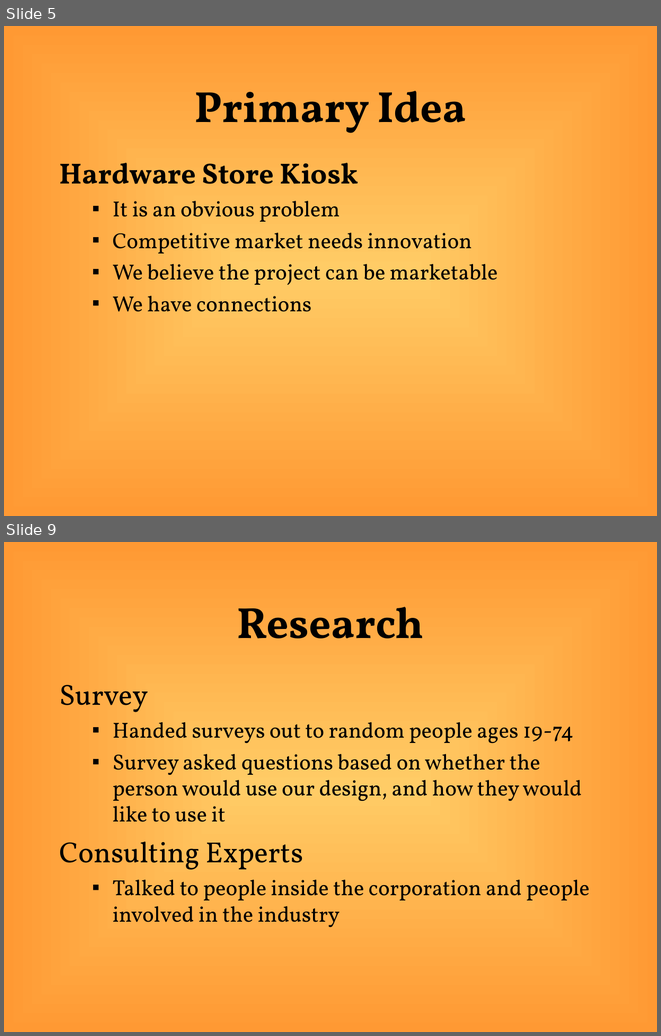
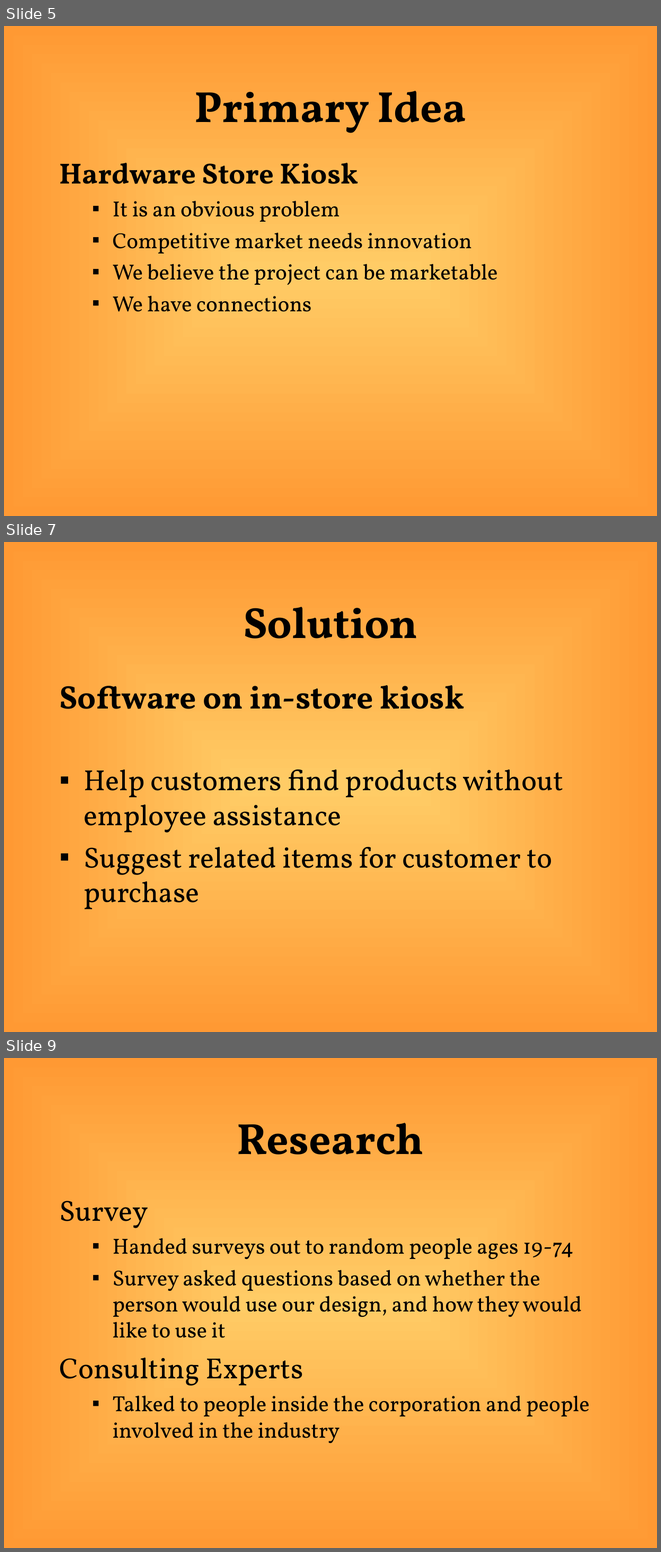
Before and after one commit to jliem/ninea1, a slide deck: doc/s1/Presentation-SeniorDesign.ppt. Shown one above the other, each under a label of ours: slides 5 and 9 before the commit, slides 5, 7 and 9 after it; the slides between them are not shown. The pictures are 661x1036 and 661x1552 pixels, drawn with LibreOffice and Linux fonts; fonts in the diff are those of the drawing. Boxes give left, top, right and bottom in pixels: in the first picture for what was removed or moved away, otherwise in the second. Text is boxed around its words. In the diff, an @@ line names an element or a change of style, - is before the commit and + after.

Commit message:
Updated product vision, requirements on presentation

```diff
--- a/doc/s1/Presentation-SeniorDesign.ppt
+++ b/doc/s1/Presentation-SeniorDesign.ppt
@@ slide 7 added at (x1=4, y1=542, x2=657, y2=1032), background gradient #FFCC66 to #FF9933 @@
@@ title added at (x1=243, y1=607, x2=418, y2=638), 48 pt, text #000000, bold @@
+Solution
@@ text added at (x1=60, y1=685, x2=564, y2=909), 32 pt, text #000000 @@
+Software on in-store kiosk
+▪ Help customers find products without employee assistance
+▪ Suggest related items for customer to purchase
```
Also in this commit, not shown: 2 other slides added, 3 slides removed.
